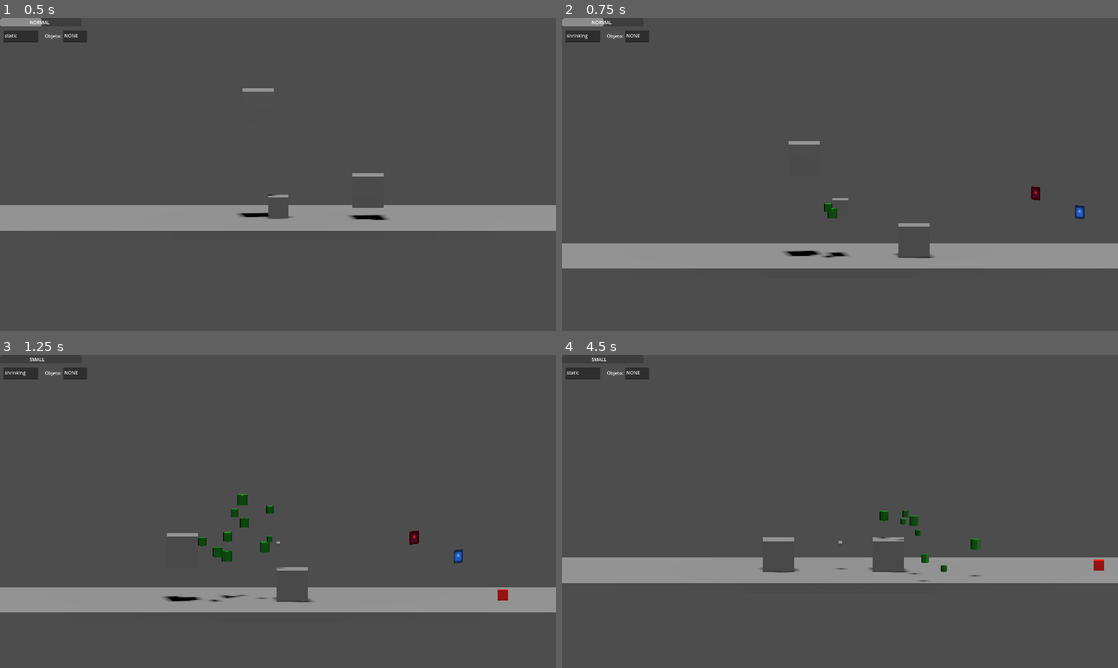
Above: before the commit, frames 1-4 (two rows, left to right).
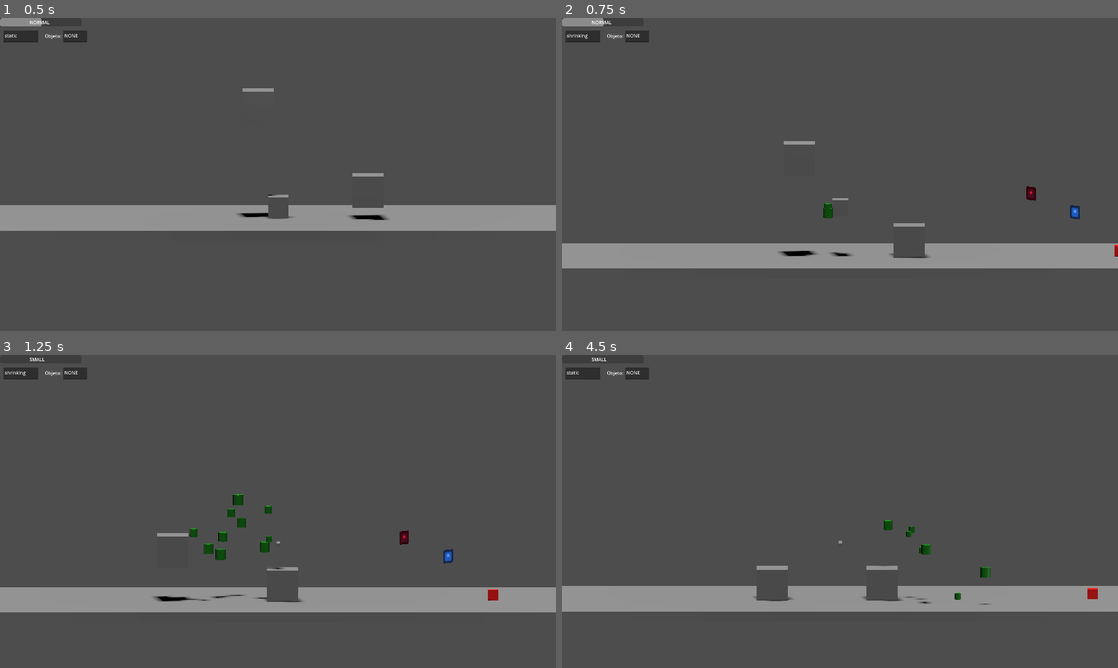
Above: after the commit, the same moments.

Repository: Isaac-Salas/GameOff2023
Game: Godot game, scene res://Levels/LevelTest.tscn
Same seed, same stepped clock (60 frames per second), same inputs: the game is played once before the commit and once after it. The engine's default icon, where the game draws it, is replaced by a stand-in: a white triangle on a blue panel in a dark square.
Inputs:
- Up to frame 1 (0.5 s): no input
- Up to frame 2 (0.75 s): tap Enter (ui_accept) at 0.5 s; hold Right (ui_right) from 0.53 s (still down); hold X from 0.53 s (still down)
- Up to frame 3 (1.25 s): keep holding Right (ui_right); keep holding X; tap Enter (ui_accept) at 0.77, 1.07 s; tap Z at 0.8 s
- Up to frame 4 (4.5 s): release Right (ui_right) at 1.28 s; release X at 1.28 s; hold Down (ui_down) 1.28-2.03 s; tap Z at 1.35, 3.8, 4.35 s; tap Enter (ui_accept) at 1.52, 1.82, 2.3, 2.85, 3.02, 3.32, 3.77, 4.07 s; tap C at 1.55 s; hold Right (ui_right) 2.03-2.78 s; hold C 2.03-2.78 s; hold Up (ui_up) 2.78-3.53 s; tap X at 3.05 s; hold X 3.53-4.28 s; hold Left (ui_left) from 3.53 s (still down)

Frame 1 is identical in both runs. In frame 2, 0.5% of the frame differs, in the area x 39-100%, y 39-77%; in frame 3, 1.2%; in frame 4, 16%, in the area x 0-100%, y 49-82%.

Commit message:
Isaac/min max (#41)
Based on my previous branch

Diff:
--- a/Global/GlobalVar.gd
+++ b/Global/GlobalVar.gd
@@ -8,4 +8,7 @@
 var state = "static"
 var pick = "NONE"
 var ProgBar = 1;
-var CURRENT
+var CURRENT = "NORMAL"
+var MaxCap=2
+var MinCap=0.1
+var Scalerate = 0.02
--- a/Pickups/PickObject.tscn
+++ b/Pickups/PickObject.tscn
@@ -23,6 +23,8 @@
 		new_color.albedo_color = Color(0, 0, 255)
 		pickup = true
 		player = body
+
+
 
 
 
--- a/Player/PlayerTest.gd
+++ b/Player/PlayerTest.gd
@@ -5,25 +5,22 @@
 var pickinst = pickupinst.instantiate()
 # Get the gravity from the project settings to be synced with RigidBody nodes.
 var gravity = ProjectSettings.get_setting("physics/3d/default_gravity")
-var rate = 0.02
+
 
 func _physics_process(delta):
+	#print("Jumpvel:",GlobalVar.JUMP_VELOCITY, "Vel:",GlobalVar.SPEED)
 	position.z == 0
 	var pos = get_node(".").position
 	#Updating the label
 	#print(GlobalVar.sizefactor)
 
-	if GlobalVar.sizefactor<=0.5:
+	if GlobalVar.sizefactor<=GlobalVar.MinCap*5:
 		GlobalVar.CURRENT = "SMALL"
-	elif GlobalVar.sizefactor<=1.5:
+	elif GlobalVar.sizefactor<=(GlobalVar.MaxCap/2)*1.5:
 		GlobalVar.CURRENT = "NORMAL"
 	else:
 		GlobalVar.CURRENT = "BIG"
 
-
-	if not GlobalVar.state == "static" and GlobalVar.sizefactor <= 1:
-		GlobalVar.SPEED = 10 / (0.44 + GlobalVar.sizefactor)
-		GlobalVar.JUMP_VELOCITY = 20 / (0.44 + GlobalVar.sizefactor)
 
 
 	#Peruvian Scaling
@@ -59,8 +56,12 @@
 	# Handle Jump.
 	if Input.is_action_just_pressed("ui_accept") and is_on_floor():
 		velocity.y = GlobalVar.JUMP_VELOCITY
-		if GlobalVar.sizefactor>3:
-			velocity.y = GlobalVar.JUMP_VELOCITY
+
+	# Speed and Jump velocity tweaks when shrinking or getting big
+	if not GlobalVar.CURRENT == "NORMAL" and GlobalVar.sizefactor < 1:
+		GlobalVar.SPEED = snapped(10 / (0.4 + GlobalVar.sizefactor), 1)
+		GlobalVar.JUMP_VELOCITY =snapped( 20 / (0.4 + GlobalVar.sizefactor),1 )
+
 
 
 	# Get the input direction and handle the movement/deceleration.
@@ -79,7 +80,7 @@
 
 	if Input.is_key_pressed(KEY_X) and pickup == true:
 
-		print(pos)
+		#print(pos)
 
 		pickinst.transform.origin = (Vector3(0,2,0))
 		pickinst.get_node("Pickup").freeze = true
@@ -92,16 +93,16 @@
 	move_and_slide()
 
 func grow():
-	if GlobalVar.sizefactor < 2:
-		get_node("MeshInstance3D").scale += Vector3(rate,rate,0)
-		get_node("CollisionShape3D").scale += Vector3(rate,rate,0)
-		get_node("ColisionperuanaDer2").position.x += rate
-		get_node("ColisionperuanaIzq").position.x -= rate
-		get_node("ColisionArriba").position.y += rate
+	if GlobalVar.sizefactor < GlobalVar.MaxCap:
+		get_node("MeshInstance3D").scale += Vector3(GlobalVar.Scalerate,GlobalVar.Scalerate,0)
+		get_node("CollisionShape3D").scale += Vector3(GlobalVar.Scalerate,GlobalVar.Scalerate,0)
+		get_node("ColisionperuanaDer2").position.x += GlobalVar.Scalerate
+		get_node("ColisionperuanaIzq").position.x -= GlobalVar.Scalerate
+		get_node("ColisionArriba").position.y += GlobalVar.Scalerate
 
-		get_node("ColisionperuanaDer2").scale.y += rate
-		get_node("ColisionperuanaIzq").scale.y += rate
-		get_node("ColisionArriba").scale.x += rate
+		get_node("ColisionperuanaDer2").scale.y += GlobalVar.Scalerate
+		get_node("ColisionperuanaIzq").scale.y += GlobalVar.Scalerate
+		get_node("ColisionArriba").scale.x += GlobalVar.Scalerate
 
 		get_node("ColisionperuanaDer2").position.y = 0
 		get_node("ColisionperuanaIzq").position.y = 0
@@ -113,19 +114,19 @@
 		$GPUParticles3D.process_material.direction = Vector3(0,-1,0)
 		$GPUParticles3D.process_material.set("lifetime", 4)
 		$GPUParticles3D.emitting = true
-		#GlobalVar.ProgBar += rate
+		#GlobalVar.ProgBar += GlobalVar.Scalerate
 
 func shrink():
-	if GlobalVar.sizefactor > 0.1:
-		get_node("MeshInstance3D").scale -= Vector3(rate,rate,0)
-		get_node("CollisionShape3D").scale -= Vector3(rate,rate,0)
-		get_node("ColisionperuanaDer2").position.x -= rate
-		get_node("ColisionperuanaIzq").position.x += rate
-		get_node("ColisionArriba").position.y -= rate
+	if GlobalVar.sizefactor > GlobalVar.MinCap:
+		get_node("MeshInstance3D").scale -= Vector3(GlobalVar.Scalerate,GlobalVar.Scalerate,0)
+		get_node("CollisionShape3D").scale -= Vector3(GlobalVar.Scalerate,GlobalVar.Scalerate,0)
+		get_node("ColisionperuanaDer2").position.x -= GlobalVar.Scalerate
+		get_node("ColisionperuanaIzq").position.x += GlobalVar.Scalerate
+		get_node("ColisionArriba").position.y -= GlobalVar.Scalerate
 
-		get_node("ColisionperuanaDer2").scale.y -= rate
-		get_node("ColisionperuanaIzq").scale.y -= rate
-		get_node("ColisionArriba").scale.x -= rate
+		get_node("ColisionperuanaDer2").scale.y -= GlobalVar.Scalerate
+		get_node("ColisionperuanaIzq").scale.y -= GlobalVar.Scalerate
+		get_node("ColisionArriba").scale.x -= GlobalVar.Scalerate
 
 		get_node("ColisionperuanaDer2").position.y = 0
 		get_node("ColisionperuanaIzq").position.y = 0
--- a/UI/ui.tscn
+++ b/UI/ui.tscn
@@ -11,12 +11,15 @@
 
 # Called every frame. 'delta' is the elapsed time since the previous frame.
 func _process(delta):
+	min_value = GlobalVar.MinCap-0.1
+	max_value = GlobalVar.MaxCap
+
 	if GlobalVar.CURRENT == \"SMALL\":
-		value = 0
+		value = min_value
 	if GlobalVar.CURRENT == \"NORMAL\":
-		value = 1
+		value = max_value/2
 	if GlobalVar.CURRENT == \"BIG\":
-		value = 2
+		value = max_value
 "
 
 [sub_resource type="GDScript" id="GDScript_sg4ql"]
Not shown, added: Player/Pla33FC.tmp
